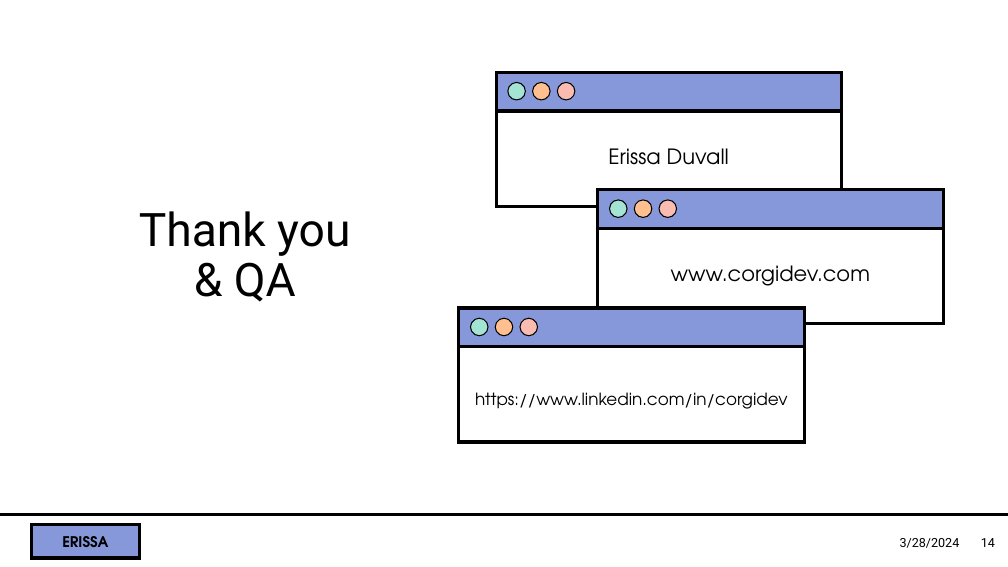
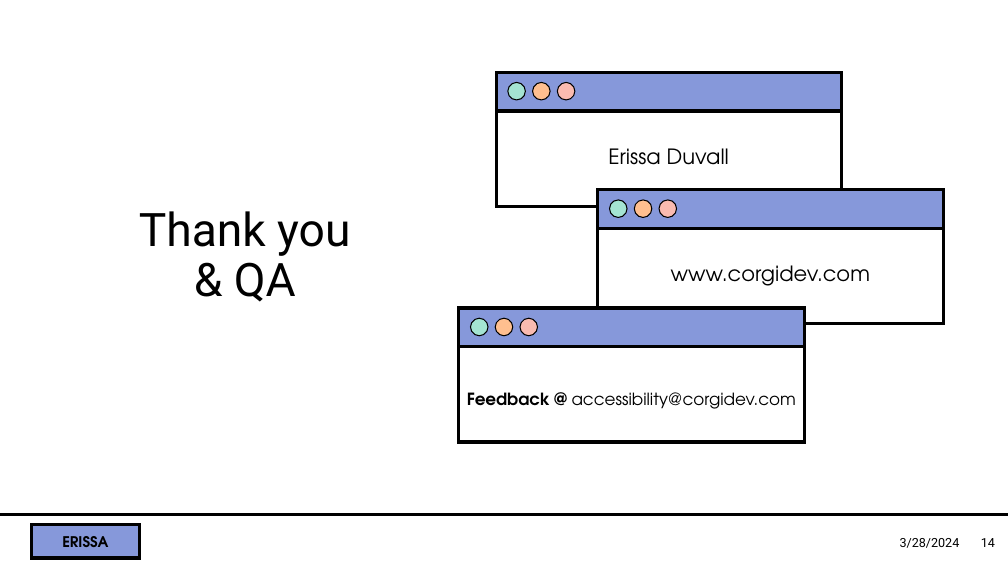
Before and after one commit to CorgiDev/A11y-Materials, a slide deck: slide 14 of Presentations/2024 Presentations/Accessibility Testing with Screen Reader.pptx. Drawn at 1008x567 pixels with LibreOffice and Linux fonts; fonts in the diff are those of the drawing; background and template pictures are left out. Boxes give left, top, right and bottom in pixels: in the first picture for what was removed or moved away, otherwise in the second. Text is boxed around its words. In the diff, an @@ line names an element or a change of style, - is before the commit and + after.

Commit message:
Deleted unnecessary folders. Made a few small edits to my Screen reader ttalk.

```diff
--- a/Presentations/2024 Presentations/Accessibility Testing with Screen Reader.pptx
+++ b/Presentations/2024 Presentations/Accessibility Testing with Screen Reader.pptx
@@ text at (x1=467, y1=392, x2=796, y2=409): text changed @@
-https://www.linkedin.com/in/corgidev
+Feedback @ accessibility@corgidev.com
```
